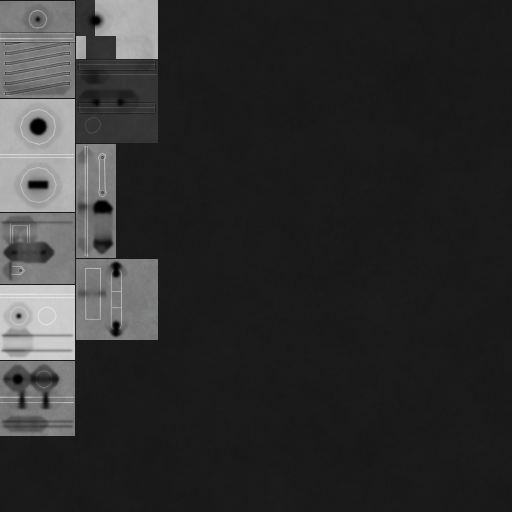
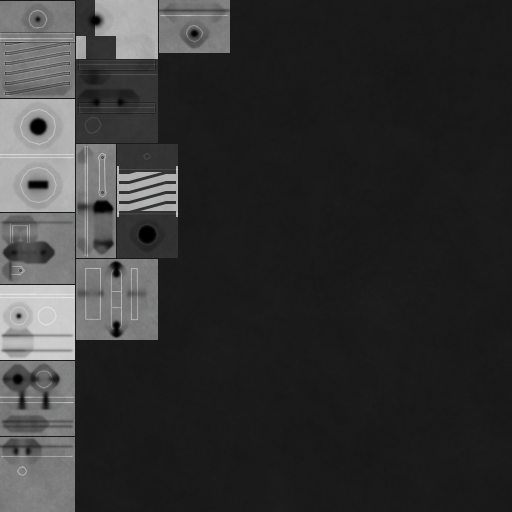
Comparing the layer stacks of the two 512 x 512 images. Changes:
painted on "a" over box(0, 0, 229, 485)
painted on "l1" over box(0, 7, 231, 450)
painted on "h3" over box(1, 15, 228, 476)
added layer "clr" above "s" over box(119, 166, 176, 217)
painted on "b" (1st of 2) over box(0, 0, 230, 512)
